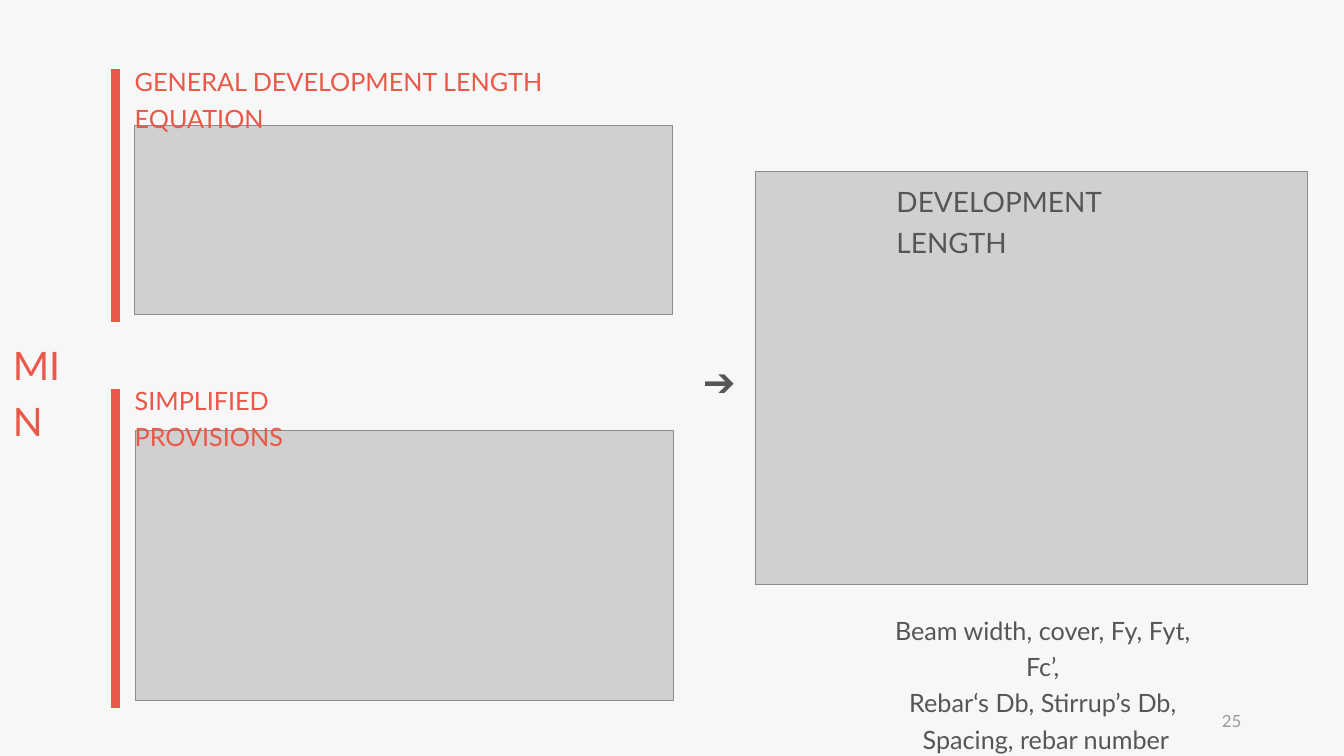
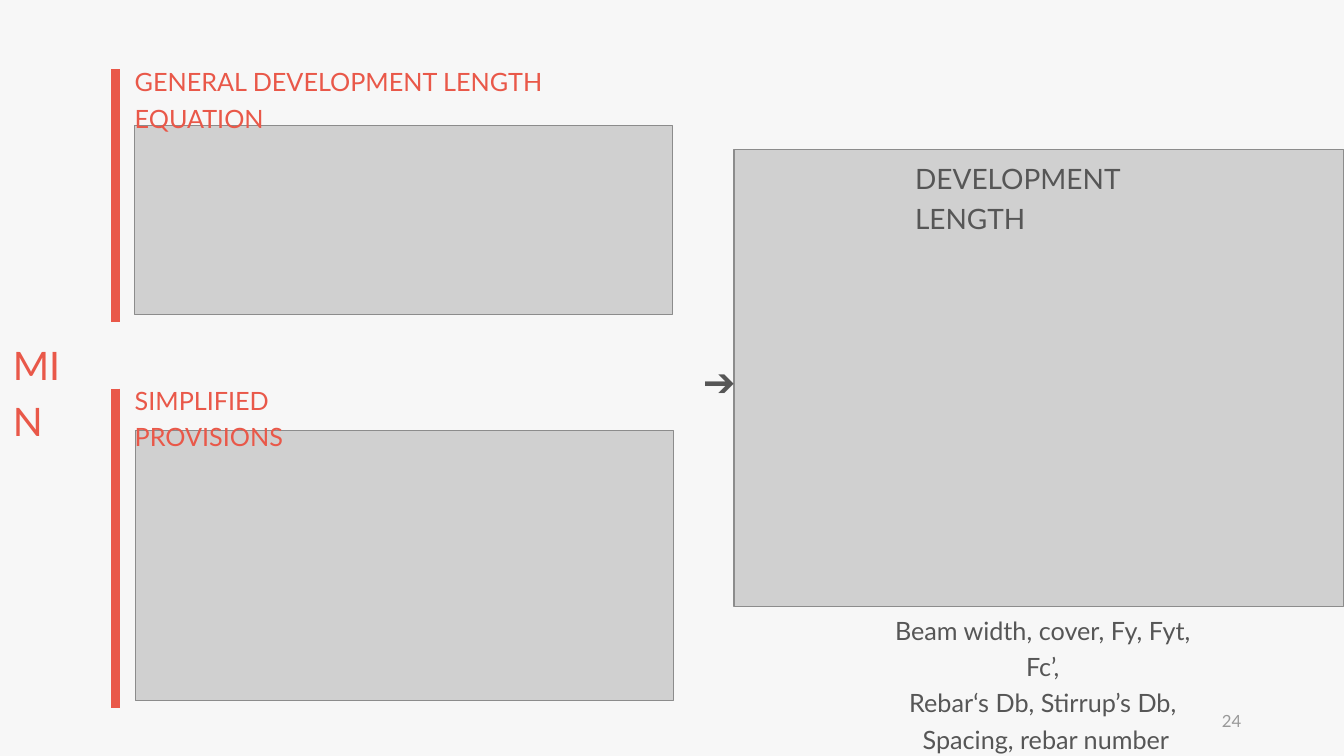
Before and after one commit to skyran1278/VbaProject, a slide deck: slide 24 of 20180126_SmartSplice/20180920_Meeting/20180920 Meeting.pptx (slide 25 before the commit). Drawn at 1344x756 pixels with LibreOffice and Linux fonts; fonts in the diff are those of the drawing; grey boxes stand for pictures. Boxes give left, top, right and bottom in pixels: in the first picture for what was removed or moved away, otherwise in the second. Text is boxed around its words. In the diff, an @@ line names an element or a change of style, - is before the commit and + after.

```diff
--- a/20180126_SmartSplice/20180920_Meeting/20180920 Meeting.pptx
+++ b/20180126_SmartSplice/20180920_Meeting/20180920 Meeting.pptx
@@ picture: place and size @@
-picture at (755, 171, 1308, 585)
+picture at (734, 149, 1344, 606)
@@ text "DEVELOPMENT LENGTH": place and size @@
-text "DEVELOPMENT LENGTH" at (896, 192, 1102, 253)
+text "DEVELOPMENT LENGTH" at (915, 169, 1121, 229)
@@ page number at (1222, 715, 1241, 727): text changed @@
-25
+24
```
Also in this commit, not shown: 8 other slides changed, 4 slides added, 1 slide removed, 6 other files.
